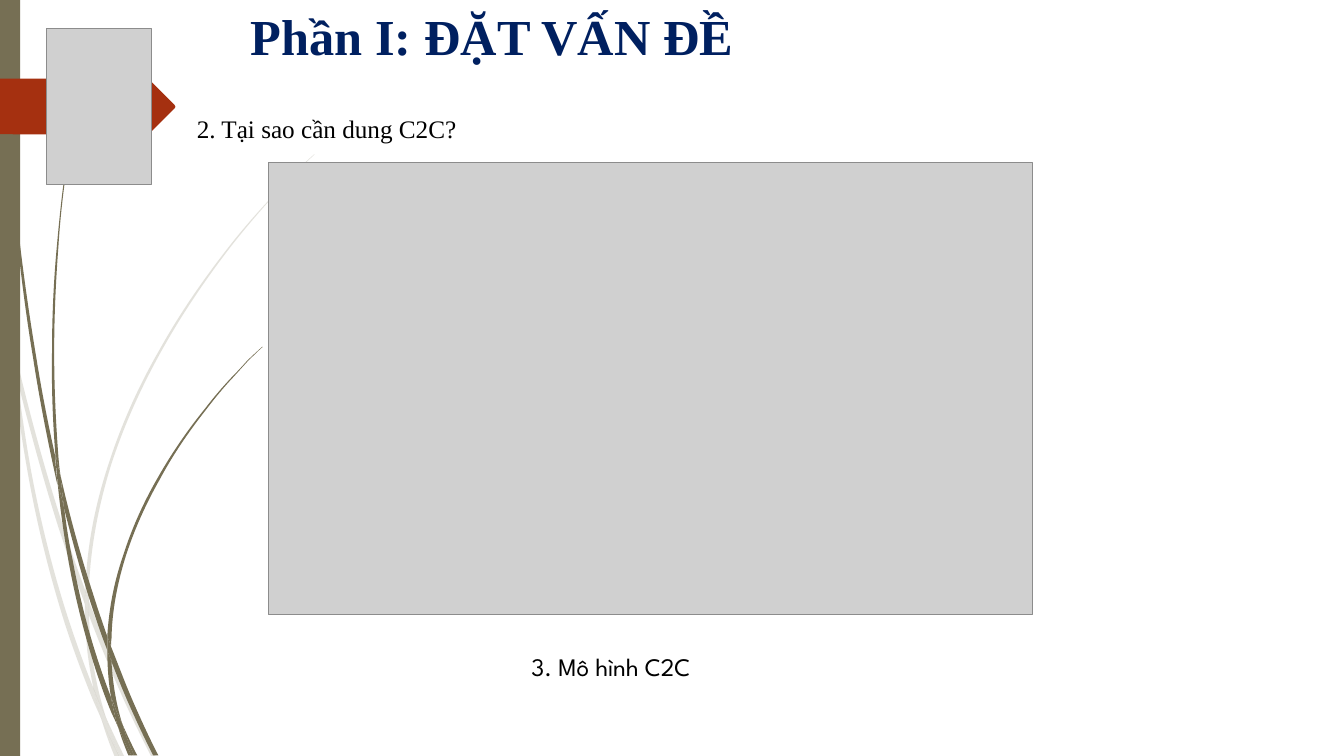
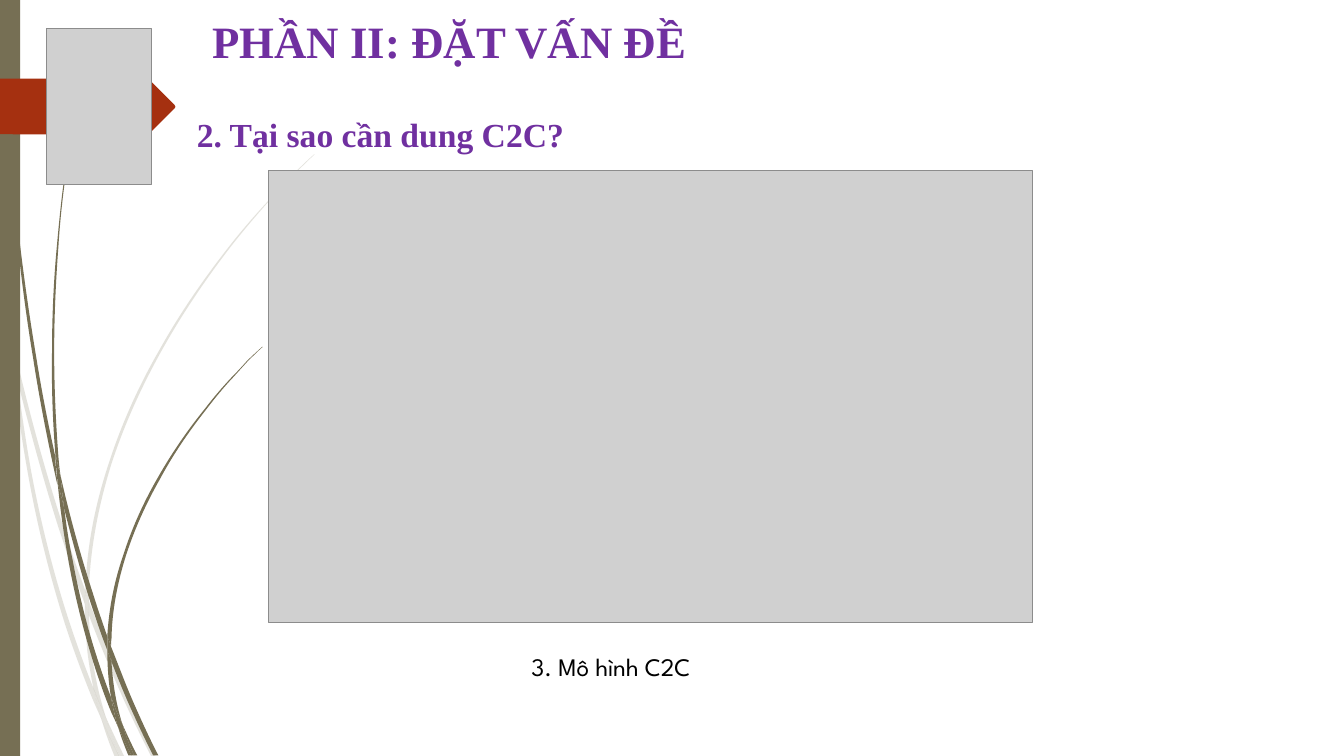
Before and after one commit to thanhgonzalo/datn, a slide deck: slide 6 of Slide.ppt (slide 5 before the commit). Drawn at 1344x756 pixels with LibreOffice and Linux fonts; fonts in the diff are those of the drawing; grey boxes stand for pictures; background and template pictures are left out. Boxes give left, top, right and bottom in pixels: in the first picture for what was removed or moved away, otherwise in the second. Text is boxed around its words. In the diff, an @@ line names an element or a change of style, - is before the commit and + after.

```diff
--- a/Slide.ppt
+++ b/Slide.ppt
@@ text at (212, 23, 686, 67): text changed; size 36 to 32 pt; text colour #002060 to #7030A0 @@
-Phần I: ĐẶT VẤN ĐỀ
+PHẦN II: ĐẶT VẤN ĐỀ
@@ text "2. Tại sao cần dung ..." at (197, 122, 564, 153): size 18 to 24 pt, text colour #000000 to #7030A0, bold on @@
@@ picture: place and size @@
-picture at (268, 162, 1032, 614)
+picture at (268, 170, 1032, 622)
```
Also in this commit, not shown: 10 other slides changed, 7 slides added, 2 slides removed.
